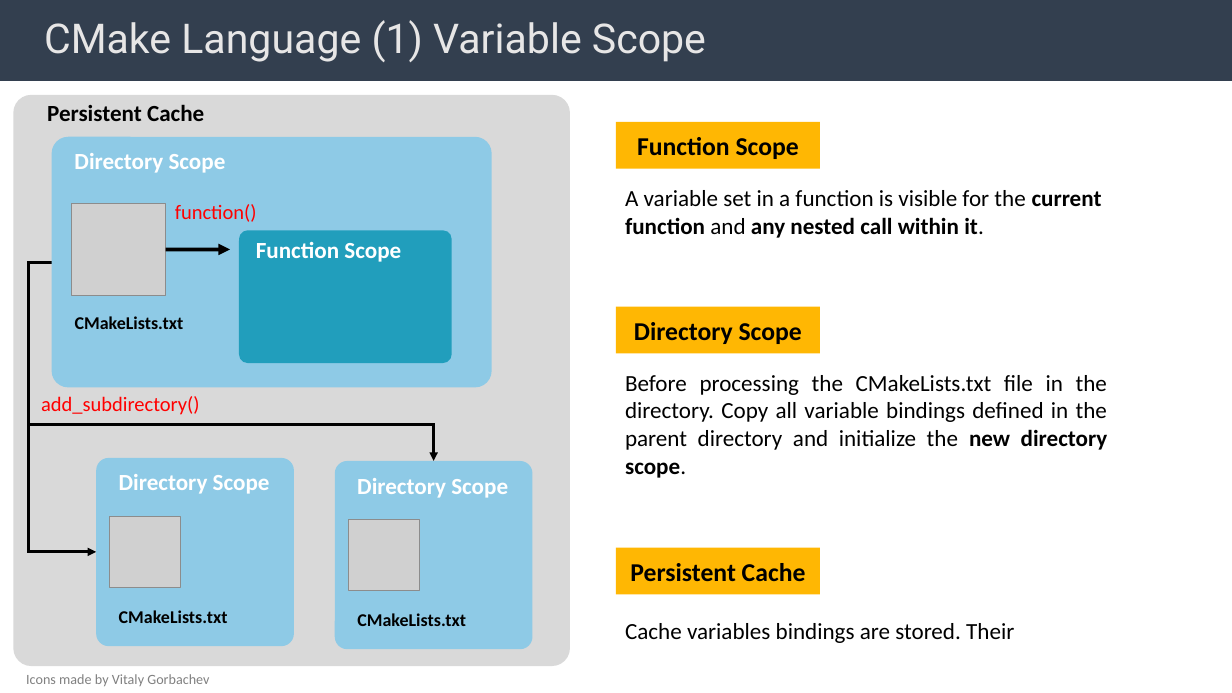
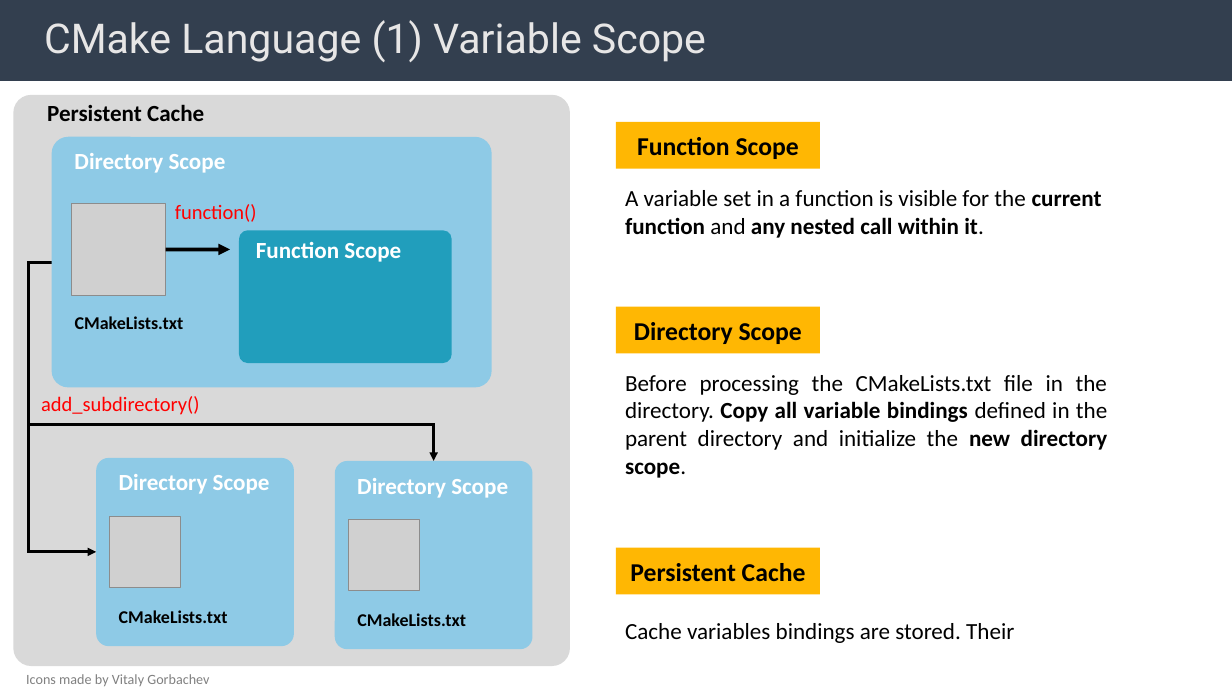
Before and after one commit to BingHanLin/Learn_Modern_CMake, a slide deck: slide 8 of cmake notes.pptx. Drawn at 1232x693 pixels with LibreOffice and Linux fonts; fonts in the diff are those of the drawing; grey boxes stand for pictures; background and template pictures are left out. Boxes give left, top, right and bottom in pixels: in the first picture for what was removed or moved away, otherwise in the second. Text is boxed around its words. In the diff, an @@ line names an element or a change of style, - is before the commit and + after.

```diff
--- a/cmake notes.pptx
+++ b/cmake notes.pptx
@@ text "Before processing the CMakeLists.txt file ..." at box(625, 375, 1108, 478): bold on in "Copy all variable bindings" @@
```
Also in this commit, not shown: 7 other slides changed, 3 slides added, 4 slides removed, 35 other files.
